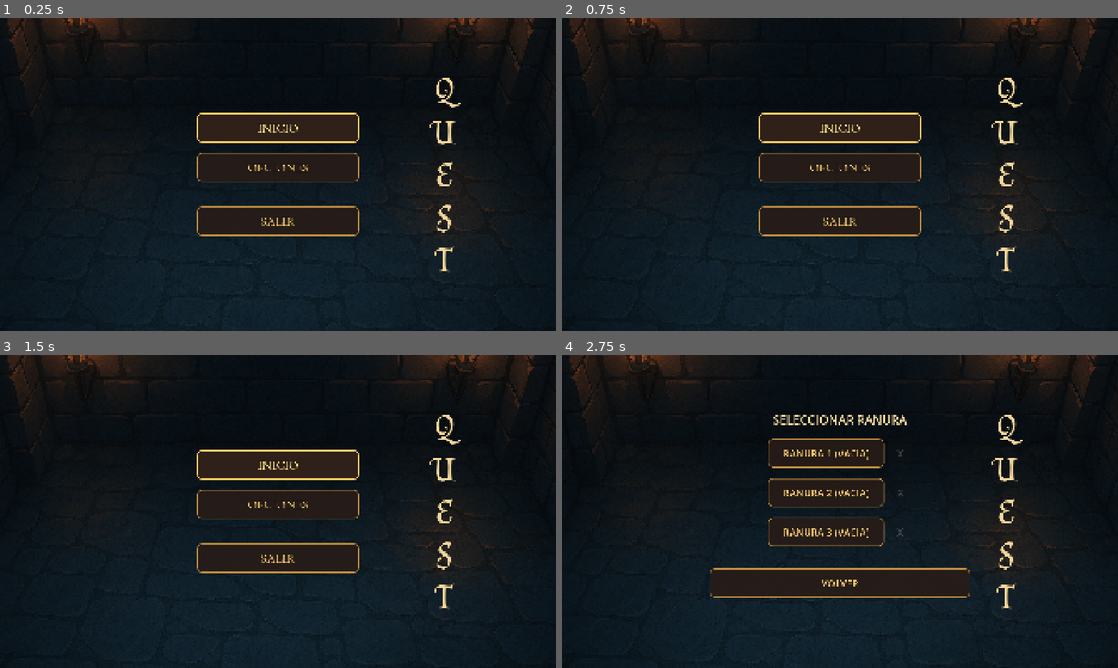
Above: before the commit, frames 1-4 (two rows, left to right).
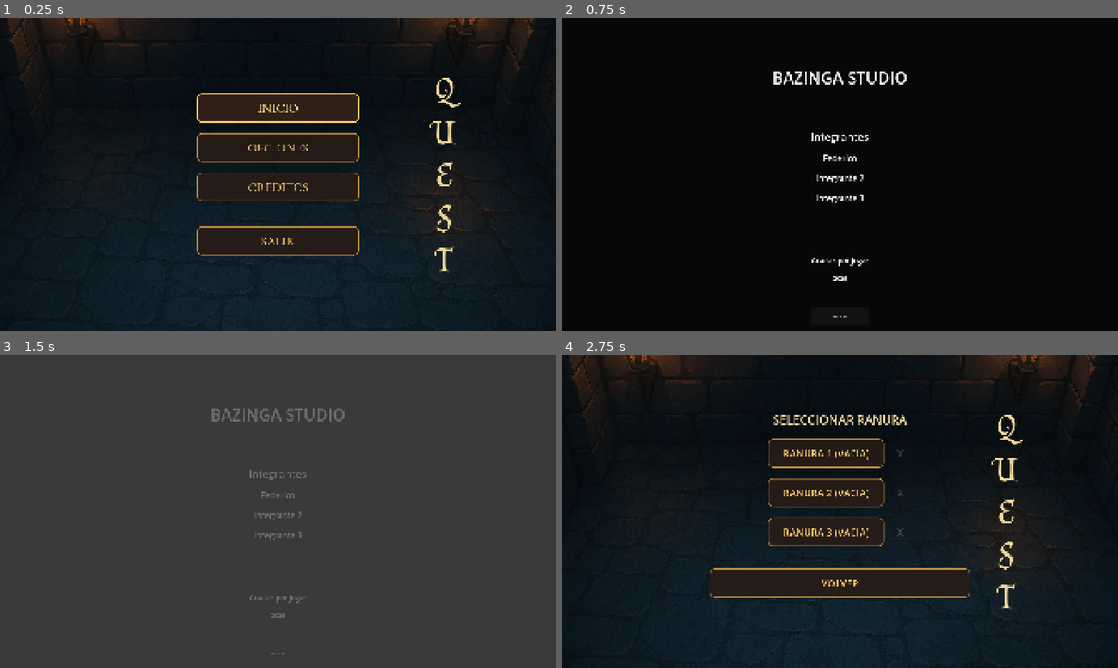
Above: after the commit, the same moments.

Repository: fedemuntaabski/Quest
Game: Godot game, scene res://scenes/MainMenu.tscn
Same seed, same stepped clock (60 frames per second), same inputs: the game is played once before the commit and once after it.
Inputs (mouse positions are in pixels of both pictures, inside the frame that each line leads up to):
- Up to frame 1 (0.25 s): no input
- Up to frame 2 (0.75 s): click (840, 187) at 0.5 s, where only the run after the commit has a clickable "CRÉDITOS"
- Up to frame 3 (1.5 s): click (278, 652) at 1.25 s, where only the run after the commit has a clickable "Volver"
- Up to frame 4 (2.75 s): click "INICIO" at 2 s

The runs differ from the first frame. In frame 1, 7.4% of the frame differs, in the area x 35-65%, y 24-76%; in frame 2, 45%; in frame 3, 100%, in the area x 0-100%, y 0-100%; in frame 4, nothing differs.

Commit message:
solucion a creditos

Diff:
--- a/scenes/MainMenu.tscn
+++ b/scenes/MainMenu.tscn
@@ -171,7 +171,6 @@
 text = "OPCIONES"
 
 [node name="CreditsButton" type="Button" parent="CenterContainer/VBoxContainer" unique_id=1342937924]
-visible = false
 custom_minimum_size = Vector2(400, 100)
 layout_mode = 2
 theme_override_colors/font_color = Color(0.95, 0.78, 0.42, 1)
--- a/scripts/ui/menus/CreditScene.gd
+++ b/scripts/ui/menus/CreditScene.gd
@@ -1,28 +1,31 @@
 extends Control
 
-const SCROLL_SPEED := 40.0
 const MAIN_MENU_SCENE := "res://scenes/MainMenu.tscn"
 
-@onready var scroll_container: ScrollContainer = $CenterContainer/ScrollContainer
 @onready var back_button: Button = $BackButton
 
+var is_transitioning := false
+
+
 func _ready() -> void:
-
-	if not back_button.pressed.is_connected(_on_back_pressed):
+	if back_button:
 		back_button.pressed.connect(_on_back_pressed)
 
-func _process(delta: float) -> void:
-
-	scroll_container.scroll_vertical += int(
-		SCROLL_SPEED * delta
-	)
 
 func _on_back_pressed() -> void:
+	if is_transitioning:
+		return
 
-	get_tree().change_scene_to_file(
-		MAIN_MENU_SCENE
-	)
+	is_transitioning = true
 
+	# pequeño feedback visual opcional (no rompe nada si no querés animación)
+	var tween := create_tween()
+	tween.tween_property(self, "modulate:a", 0.0, 0.25)
 
-func _on_back_button_pressed() -> void:
-	pass # Replace with function body.
+	await tween.finished
+
+	var err := get_tree().change_scene_to_file(MAIN_MENU_SCENE)
+
+	if err != OK:
+		push_error("CreditsScene: Failed to load MainMenu scene: " + str(err))
+		is_transitioning = false
--- a/scripts/ui/menus/MainMenuFlow.gd
+++ b/scripts/ui/menus/MainMenuFlow.gd
@@ -2,7 +2,7 @@
 class_name MainMenuFlow
 
 const GAME_SCENE := "res://scenes/Main2d.tscn"
-const CREDITS_SCENE := "res://scenes/CreditsScene.tscn"
+const CREDITS_SCENE := "res://scenes/CreditMenu.tscn"
 
 
 var _SaveSlotSelector := preload(
@@ -189,30 +189,17 @@
 		click_sound.play()
 
 func credits_pressed() -> void:
-
-	print("1")
-
-	if is_transitioning:
-		print("2")
+	if is_transitioning:
 		return
 
 	is_transitioning = true
 
-	print("3")
-
 	_play_click()
 
 	await owner.get_tree().create_timer(0.15).timeout
 
-	print("4")
-
-	var err := owner.get_tree().change_scene_to_file(
-		CREDITS_SCENE
-	)
-
-	print("5", err)
-	print(FileAccess.file_exists(CREDITS_SCENE))
+	var err := owner.get_tree().change_scene_to_file(CREDITS_SCENE)
 
 	if err != OK:
-		push_error("No se pudo abrir CreditsScene.")
+		push_error("Failed to load CreditsScene: " + str(err))
 		is_transitioning = false
Not shown: 1 places in scenes/CreditMenu.tscn that only renumber resources
